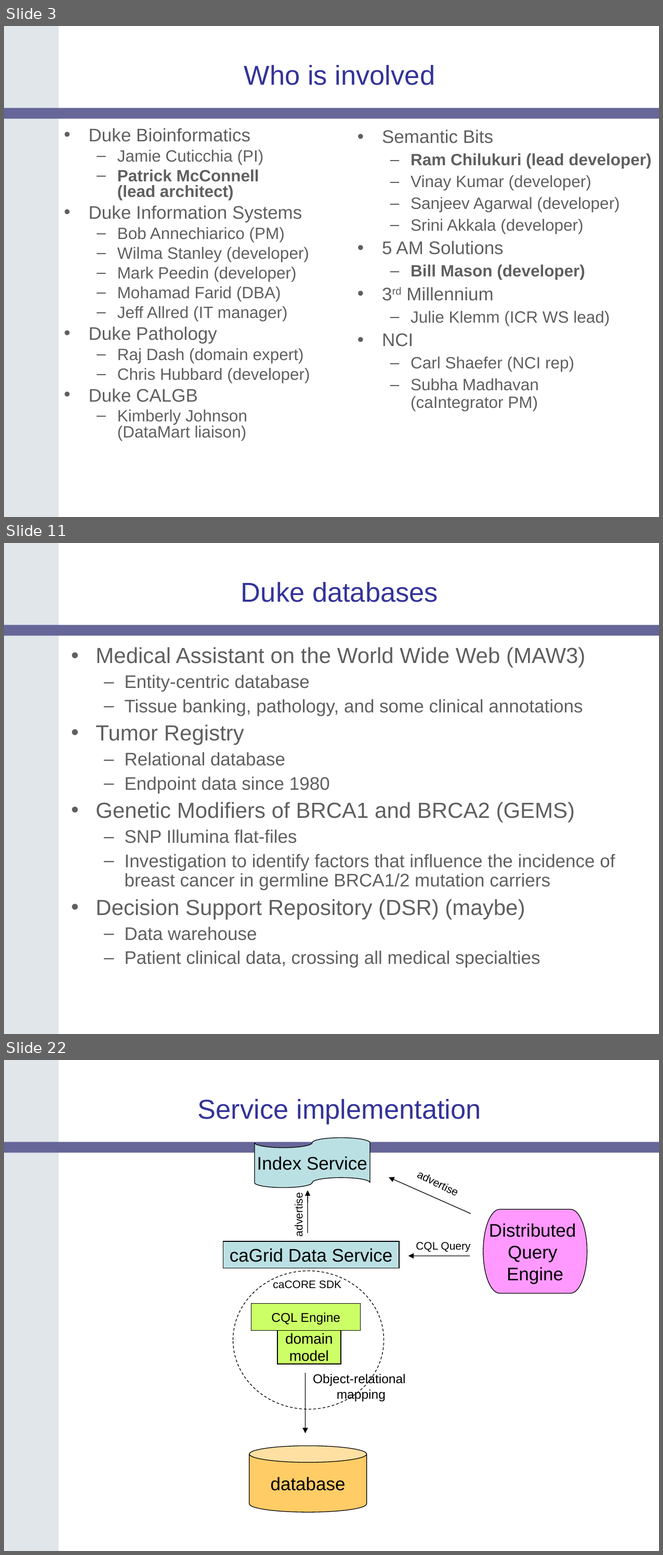
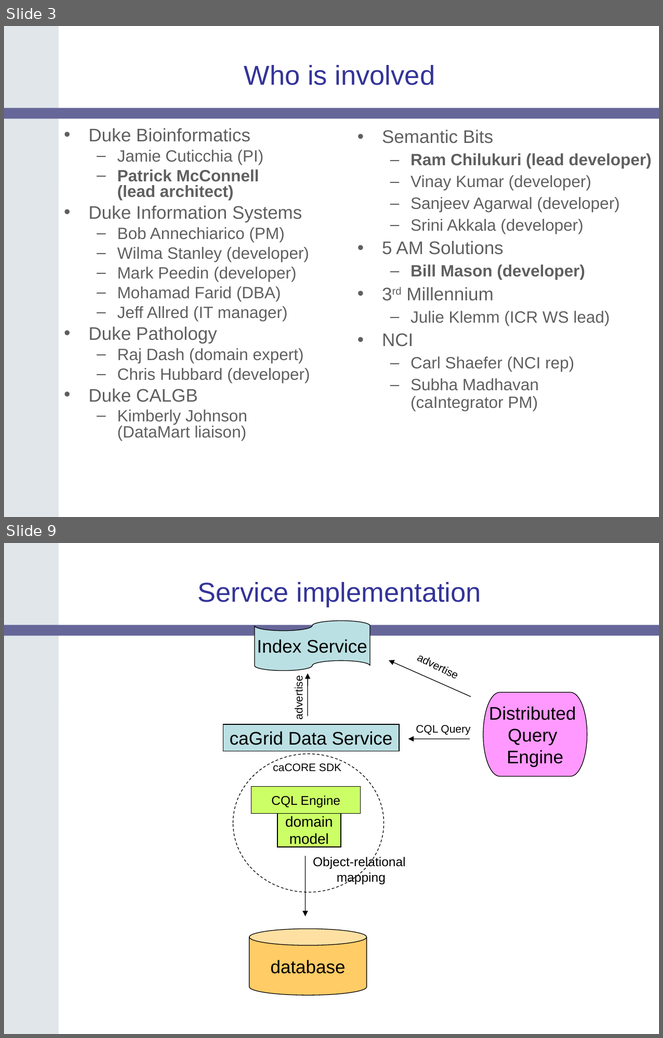
Before and after one commit to NCIP/catrip, a slide deck: catrip/documentation/presentations/silver_review_2006_12_08/catrip_silver_review.ppt. Shown one above the other, each under a label of ours: slides 3, 11 and 22 before the commit, slides 3 and 9 after it; the slides between them are not shown. The pictures are 663x1555 and 663x1038 pixels, drawn with LibreOffice and Linux fonts; fonts in the diff are those of the drawing; background and template pictures are left out. Boxes give left, top, right and bottom in pixels: in the first picture for what was removed or moved away, otherwise in the second. Text is boxed around its words. In the diff, an @@ line names an element or a change of style, - is before the commit and + after.

```diff
--- a/catrip/documentation/presentations/silver_review_2006_12_08/catrip_silver_review.ppt
+++ b/catrip/documentation/presentations/silver_review_2006_12_08/catrip_silver_review.ppt
@@ slide 11 removed at bbox=[4, 543, 659, 1034], background #FFFFFF; not listed: 2 template elements that a slide beside it also shows @@
@@ title removed at bbox=[241, 582, 438, 602] @@
-Duke databases
@@ text removed at bbox=[96, 647, 615, 968] @@
-• Medical Assistant on the World Wide Web (MAW3)
-  – Entity-centric database
-  – Tissue banking, pathology, and some clinical annotations
-• Tumor Registry
-  – Relational database
-  – Endpoint data since 1980
-• Genetic Modifiers of BRCA1 and BRCA2 (GEMS)
-  – SNP Illumina flat-files
-  – Investigation to identify factors that influence the incidence of breast cancer in germline BRCA1/2 mutation carriers
-• Decision Support Repository (DSR) (maybe)
-  – Data warehouse
-  – Patient clinical data, crossing all medical specialties
@@ what was slide 22 is now slide 9 @@
```
Also in this commit, not shown: 6 slides changed, 21 slides added, 15 other slides removed.
